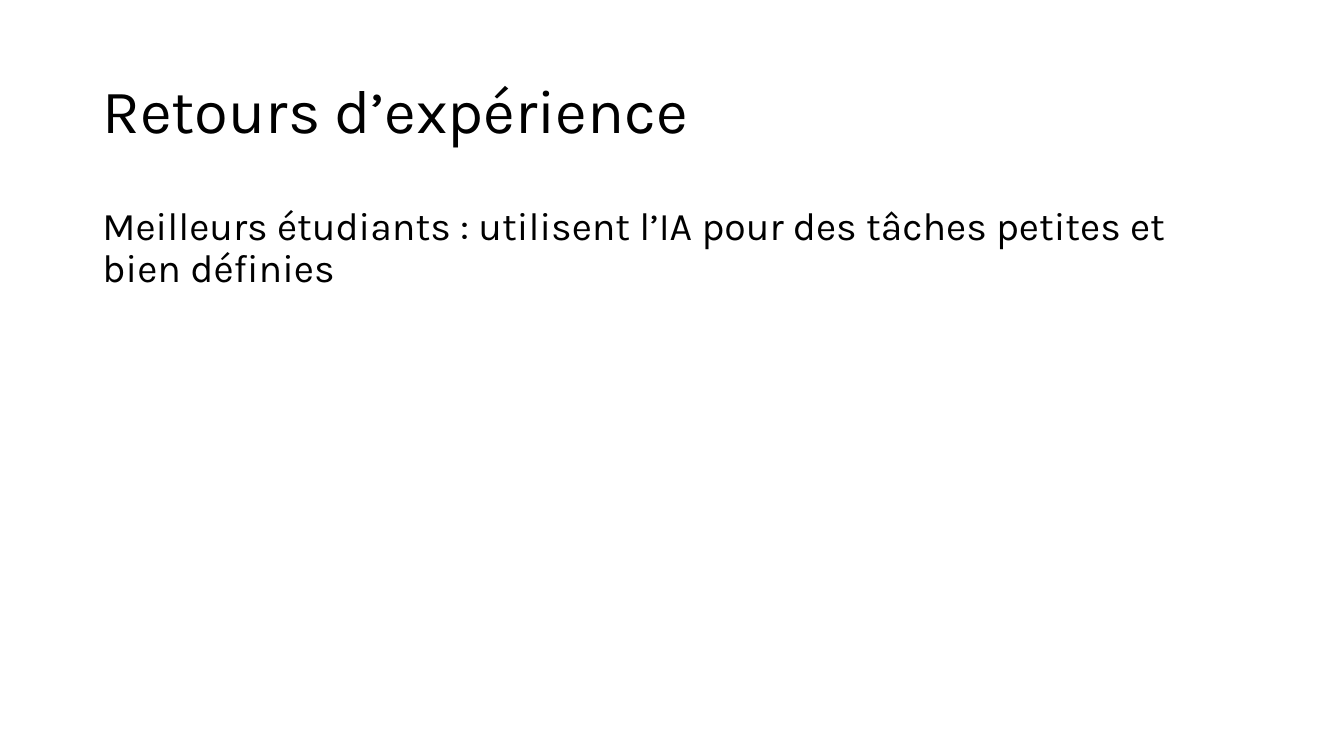
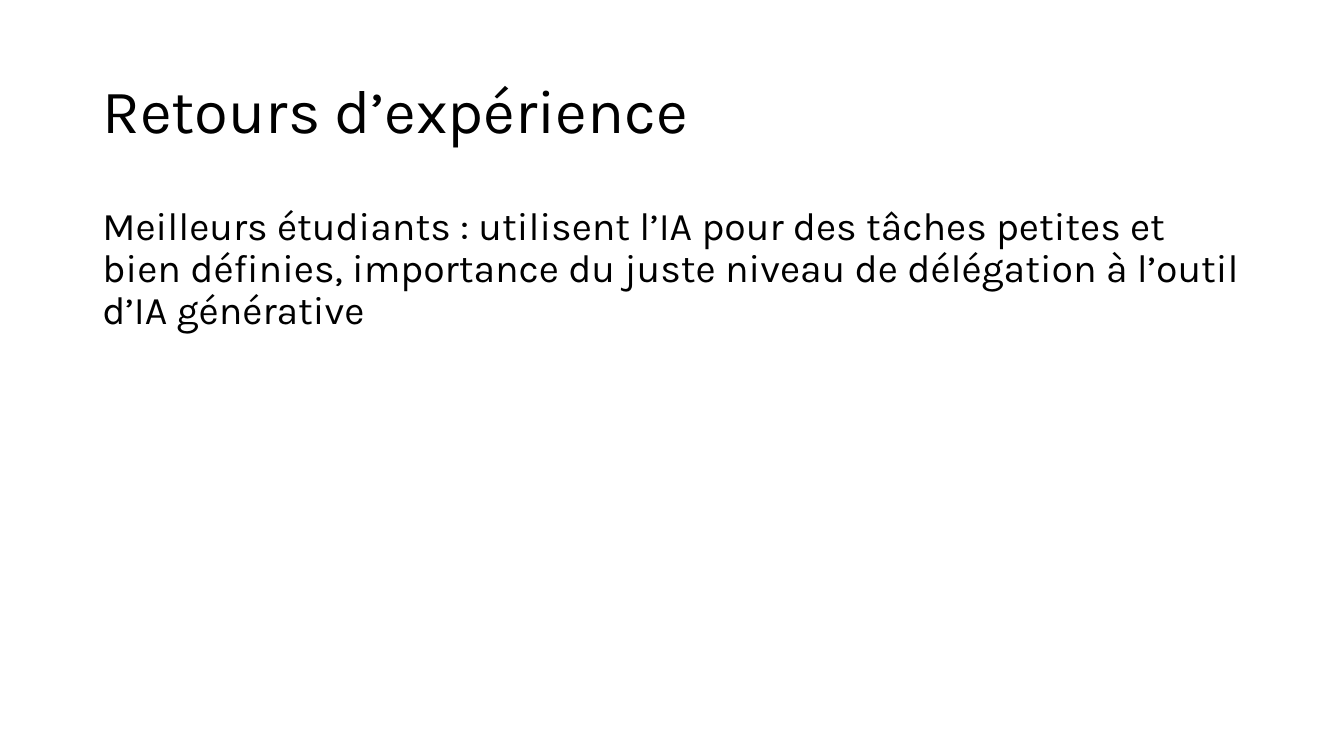
Before and after one commit to Pierre-Loic/prez-Pyconfr-2025, a slide deck: slide 4 of Prez Pyconfr.pptx. Drawn at 1344x756 pixels with LibreOffice and Linux fonts; fonts in the diff are those of the drawing. Boxes give left, top, right and bottom in pixels: in the first picture for what was removed or moved away, otherwise in the second. Text is boxed around its words. In the diff, an @@ line names an element or a change of style, - is before the commit and + after.

```diff
--- a/Prez Pyconfr.pptx
+++ b/Prez Pyconfr.pptx
@@ text at bbox=[102, 210, 1239, 334]: text changed @@
-Meilleurs étudiants : utilisent l’IA pour des tâches petites et bien définies
+Meilleurs étudiants : utilisent l’IA pour des tâches petites et bien définies, importance du juste niveau de délégation à l’outil d’IA générative
```
Also in this commit, not shown: 2 other slides changed, 6 slides added.
